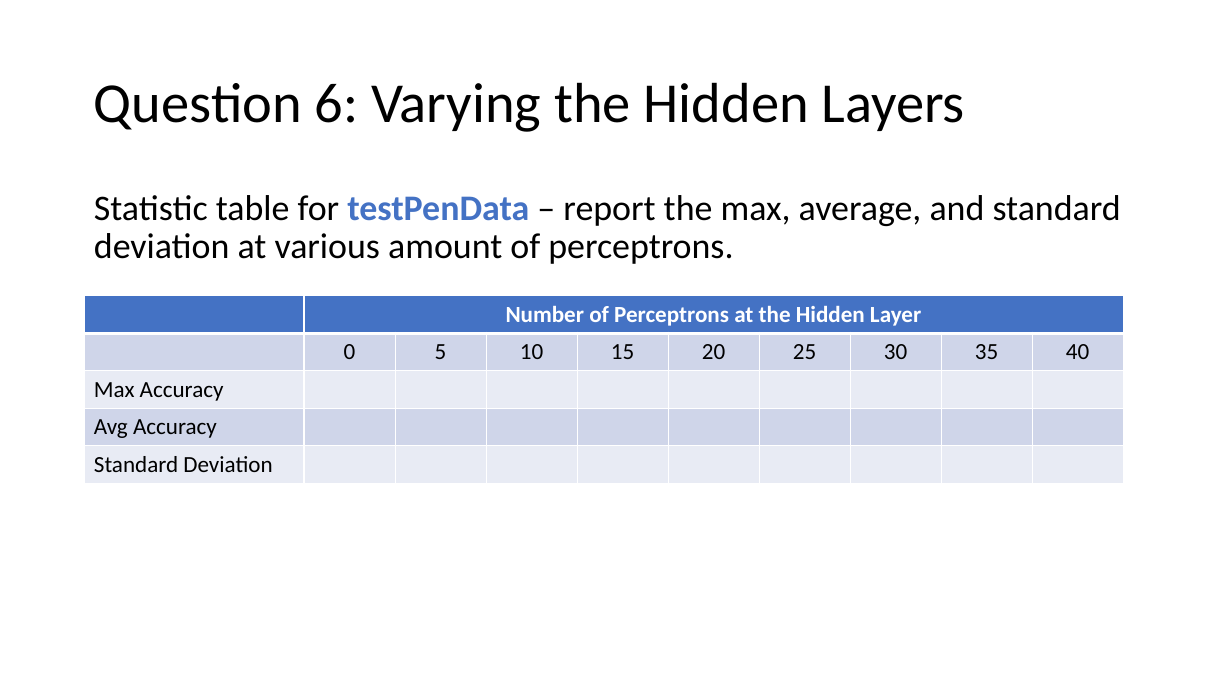
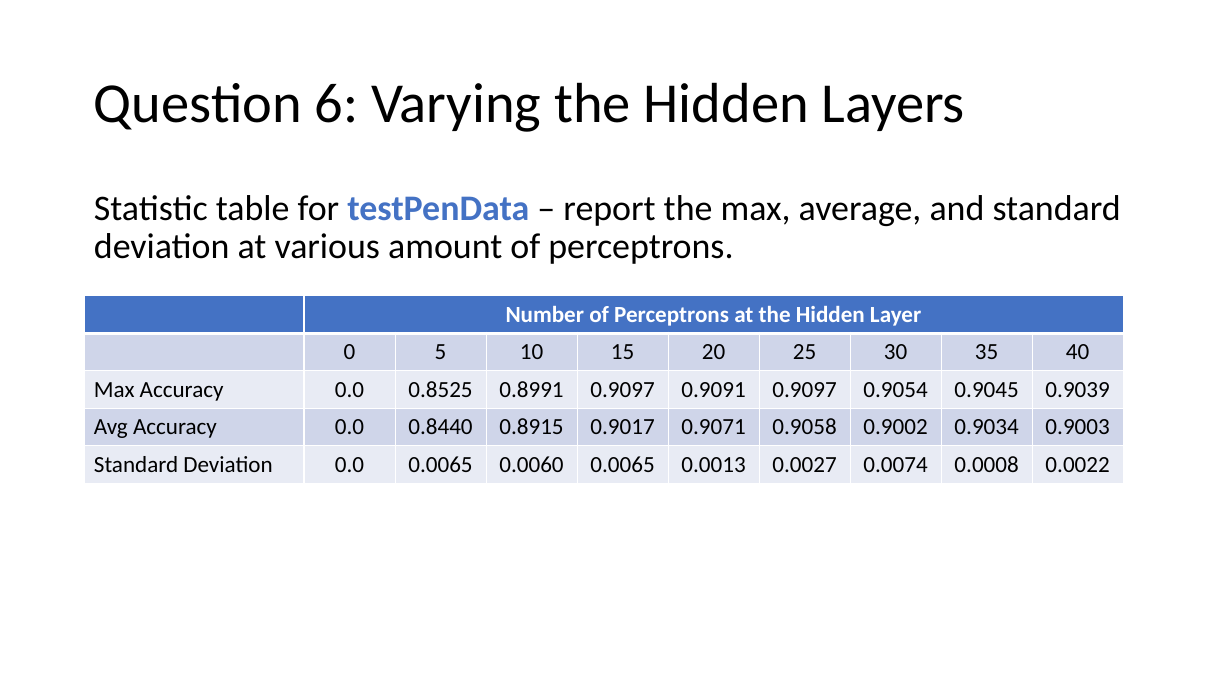
Before and after one commit to Lucas-Luwa/Artificial-Intelligence, a slide deck: slide 3 of Project 4/NeuralNet_report.pptx. Drawn at 1232x693 pixels with LibreOffice and Linux fonts; fonts in the diff are those of the drawing. Boxes give left, top, right and bottom in pixels: in the first picture for what was removed or moved away, otherwise in the second. Text is boxed around its words. In the diff, an @@ line names an element or a change of style, - is before the commit and + after.

```diff
--- a/Project 4/NeuralNet_report.pptx
+++ b/Project 4/NeuralNet_report.pptx
@@ table at (85,296,1128,483) @@
-row 3: Max Accuracy |  |  |  |  |  |  |  |  | 
+row 3: Max Accuracy | 0.0 | 0.8525 | 0.8991 | 0.9097 | 0.9091 | 0.9097 | 0.9054 | 0.9045 | 0.9039
-row 4: Avg Accuracy |  |  |  |  |  |  |  |  | 
+row 4: Avg Accuracy | 0.0 | 0.8440 | 0.8915 | 0.9017 | 0.9071 | 0.9058 | 0.9002 | 0.9034 | 0.9003
-row 5: Standard Deviation |  |  |  |  |  |  |  |  | 
+row 5: Standard Deviation | 0.0 | 0.0065 | 0.0060 | 0.0065 | 0.0013 | 0.0027 | 0.0074 | 0.0008 | 0.0022
```
Also in this commit, not shown: 5 other slides changed, 7 other files.
